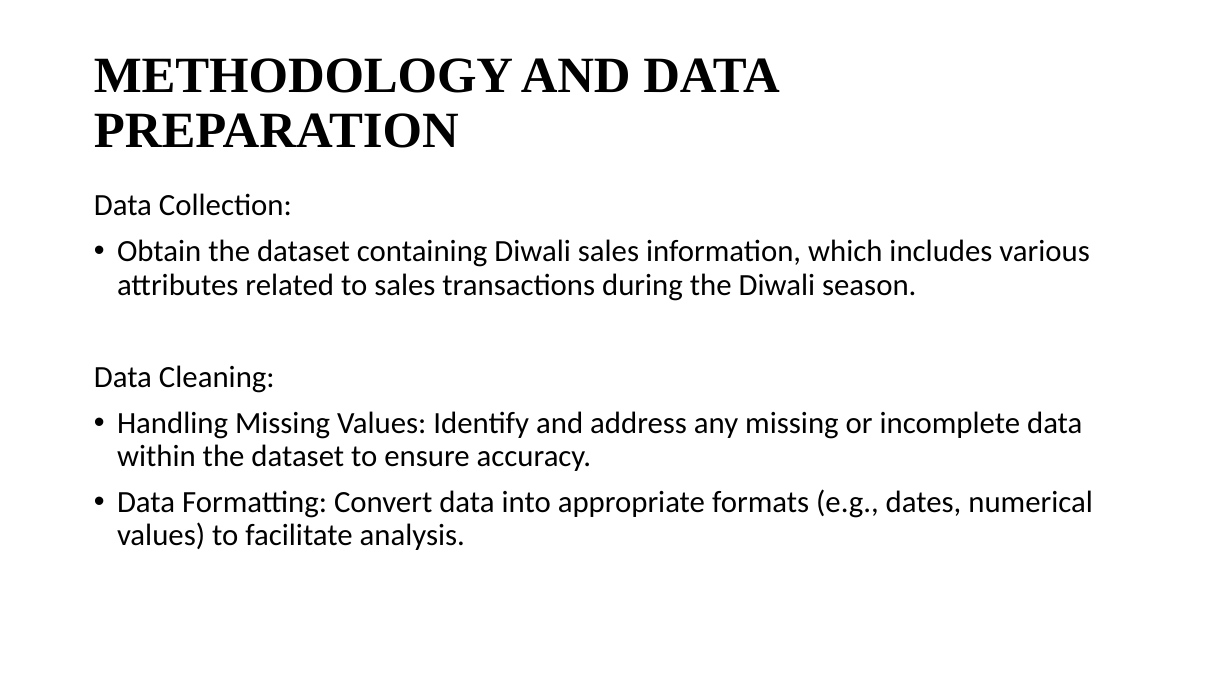
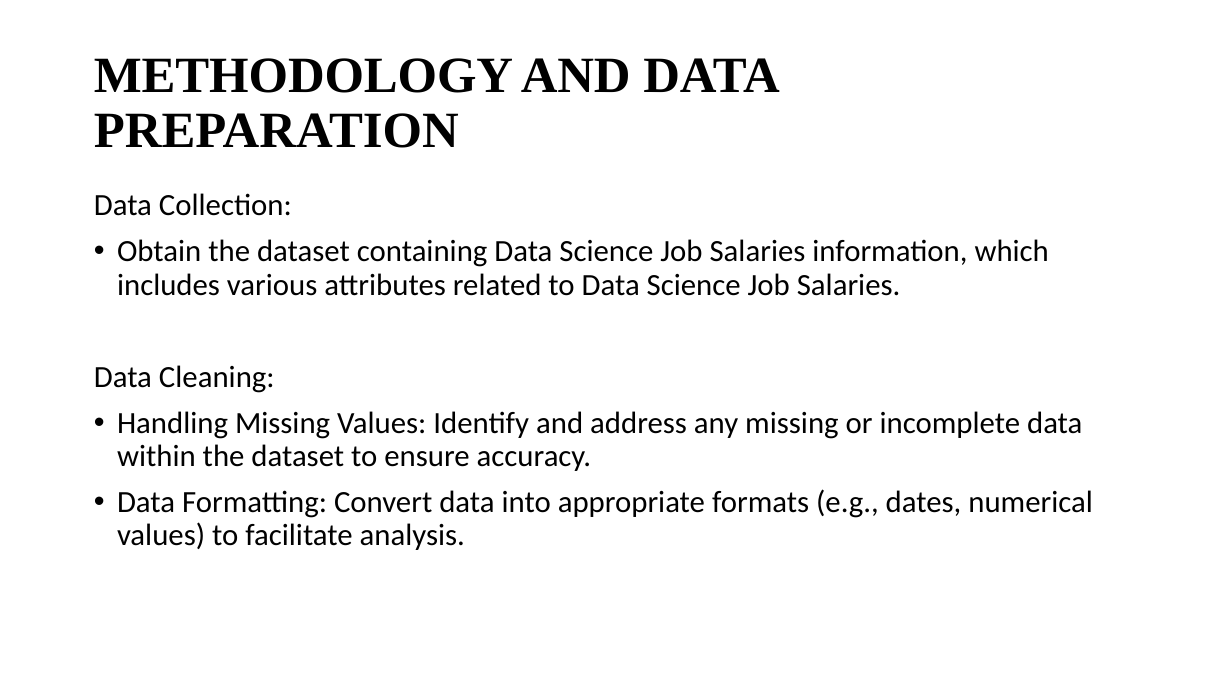
Before and after one commit to Josephvarghes/DataSciSalary_Predictor, a slide deck: slide 8 of PO.pptx. Drawn at 1232x693 pixels with LibreOffice and Linux fonts; fonts in the diff are those of the drawing. Boxes give left, top, right and bottom in pixels: in the first picture for what was removed or moved away, otherwise in the second. Text is boxed around its words. In the diff, an @@ line names an element or a change of style, - is before the commit and + after.

```diff
--- a/PO.pptx
+++ b/PO.pptx
@@ text at bbox=[117, 239, 1049, 296]: text changed @@
-• Obtain the dataset containing Diwali sales information, which includes various attributes related to sales transactions during the Diwali season.
+• Obtain the dataset containing Data Science Job Salaries information, which includes various attributes related to Data Science Job Salaries.
```
Also in this commit, not shown: 5 other slides changed, 1 slide added, 1 slide removed, 4 other files.
